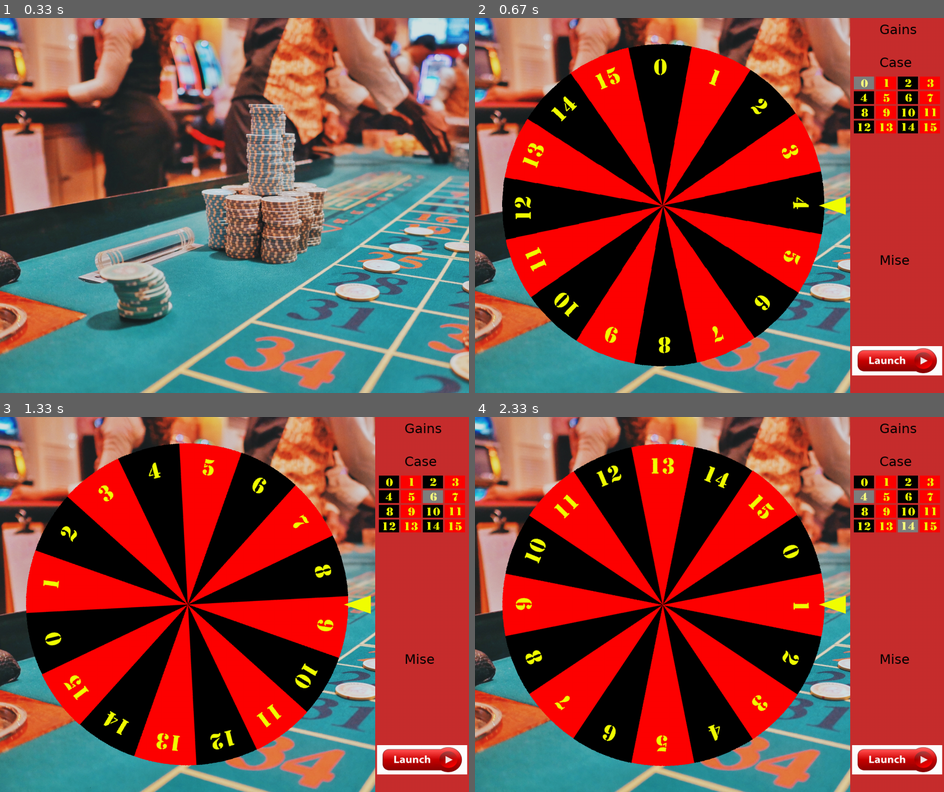
Above: before the commit, frames 1-4 (two rows, left to right).
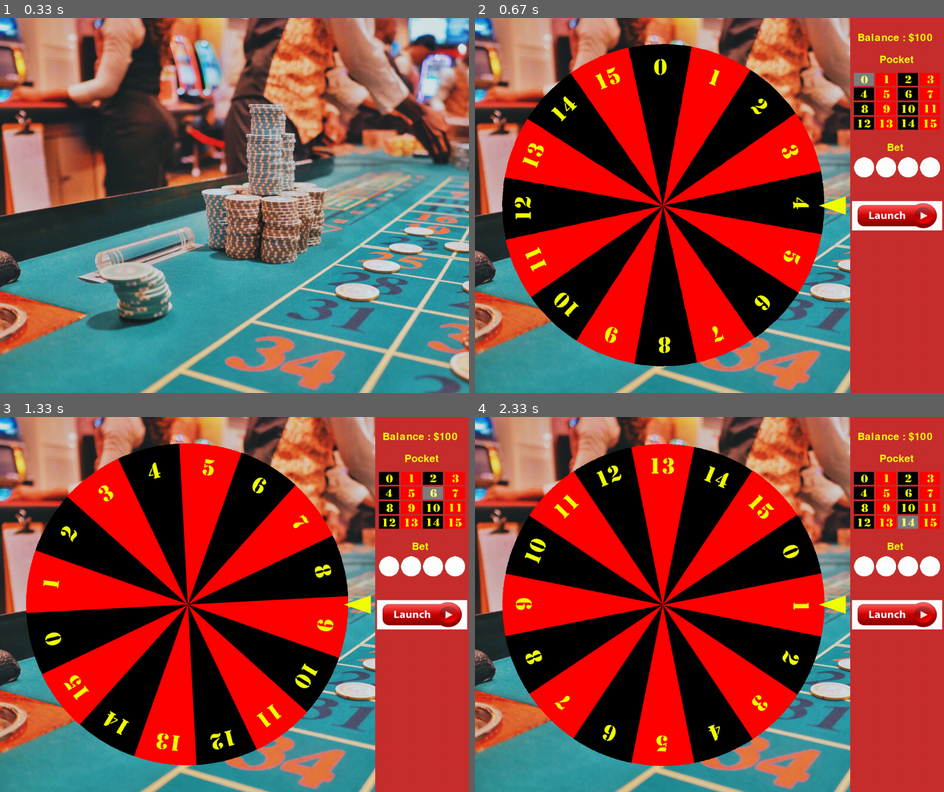
Above: after the commit, the same moments.

Repository: mehradn7/cryptocasino
Game: pygame game, started from main.py
Two runs of this game, one before a commit and one after it. Both use one fixed random seed, a clock stepped at 60 frames per second and the inputs below.
Inputs (mouse positions are in pixels of both pictures, inside the frame that each line leads up to):
- Up to frame 1 (0.33 s): no input
- Up to frame 2 (0.67 s): tap F1 at 0.33 s
- Up to frame 3 (1.33 s): press the mouse at (431, 492) at 0.7 s; move the mouse to (248, 552) at 0.8 s; release the mouse at (60, 612) at 0.93 s; tap Space at 1.1 s
- Up to frame 4 (2.33 s): press the mouse at (906, 522) at 2.1 s; move the mouse to (883, 510) at 2.2 s; move the mouse to (859, 499) at 2.3 s

Frame 1 is identical in both runs. In frame 2, 5.6% of the frame differs, in the area x 80-100%, y 1-96%; in frame 3, 5.6%; in frame 4, 5.7%.

Commit message:
Modified side menu, added bets buttons slots

Diff:
--- a/events.py
+++ b/events.py
@@ -33,31 +33,32 @@
             self.state = "Rolling"
             nextValue = self.prng.randomNumber_4bits()
             print("Next", nextValue)
-            self.windowManager.roll(nextValue)
+            self.windowManager.roll(nextValue, self.modele)
             self.modele.tour(nextValue)
+            self.windowManager.blitSideMenu(self.modele)
             pygame.event.clear() # clear all events that happened while the wheel was rolling
             self.state = "Roulette"
 
         if (event.type == pygame.MOUSEBUTTONDOWN):
 
-            # handle click to update the model (case_sprites)
-            for button in self.windowManager.case_sprites.sprites():
+            # handle click to update the model (pocket_sprites)
+            for button in self.windowManager.pocket_sprites.sprites():
                 if button.rect.collidepoint(event.pos):
                     self.modele.caseChosen(button.pocketNumber)
 
             # handle click to update the model (bet_sprites)
 
             # update pictures depending on the model
-            for button in self.windowManager.case_sprites.sprites():
+            for button in self.windowManager.pocket_sprites.sprites():
                 button.update_picture(self.modele)
 
             # refresh view
-            self.windowManager.case_sprites.draw(self.windowManager.window)
+            self.windowManager.pocket_sprites.draw(self.windowManager.window)
             pygame.display.flip()
 
         if (event.type == pygame.MOUSEMOTION):
-            # handle click to update the model (case_sprites)
-            for button in self.windowManager.case_sprites.sprites():
+            # handle click to update the model (pocket_sprites)
+            for button in self.windowManager.pocket_sprites.sprites():
 
                 if self.modele.case != button.pocketNumber:
                     if button.rect.collidepoint(event.pos):
@@ -66,5 +67,5 @@
                         button.image = button.image_normal
 
             # refresh view
-            self.windowManager.case_sprites.draw(self.windowManager.window)
+            self.windowManager.pocket_sprites.draw(self.windowManager.window)
             pygame.display.flip()
--- a/params.py
+++ b/params.py
@@ -17,3 +17,5 @@
 
 images_buttons_normal = ["images/{}.png".format(i) for i in range(16)]
 images_buttons_clicked = ["images/{}down.png".format(i) for i in range(16)]
+images_mises_normal = ["images/jeton1.png" for i in range(4)]
+images_mises_clicked = ["images/jeton1.png" for i in range(4)]
--- /dev/null
+++ b/view/betbutton.py
@@ -0,0 +1,19 @@
+from view.button import Button
+
+# A subclass of Button, describing the buttons used to bet on a pocket
+class BetButton(Button):
+    def __init__(self, x, y, width, height,
+                 image_normal, image_hover,
+                 image_down, betValue):
+
+        super().__init__(x, y, width, height,
+                 image_normal, image_hover,
+                 image_down)
+
+        self.betValue = betValue
+
+    def update_picture(self, modele):
+        if modele.mise == self.betValue:
+            self.image = self.image_down
+        else:
+            self.image = self.image_normal
--- a/view/interface.py
+++ b/view/interface.py
@@ -3,6 +3,7 @@
 
 from params import *
 import view.pocketbutton as pocketbutton
+import view.betbutton as betbutton
 import view.wheel as wheel
 
 # A class representing the window and all its content
@@ -15,53 +16,77 @@
         self.wheel = wheel.Wheel()
         self.wheelAngle = 0
         self.arrow = pygame.transform.scale(pygame.image.load(image_arrow).convert_alpha(), (arrowSide*3 //2 ,arrowSide))
-        self.case_sprites = pygame.sprite.Group()
+        self.pocket_sprites = pygame.sprite.Group()
+        self.bet_sprites = pygame.sprite.Group()
         self.list_images_buttons_normal = []
         self.list_images_buttons_clicked = []
+        self.list_images_mises_normal = []
+        self.list_images_mises_clicked = []
 
         for i in range(16):
             self.list_images_buttons_normal.append(pygame.transform.scale(pygame.image.load(images_buttons_normal[i]).convert_alpha(), (300,200)))
             self.list_images_buttons_clicked.append(pygame.transform.scale(pygame.image.load(images_buttons_clicked[i]).convert_alpha(), (300,200)))
+        for i in range(4):
+            self.list_images_mises_normal.append(pygame.transform.scale(pygame.image.load(images_mises_normal[i]).convert_alpha(), (300,300)))
+            self.list_images_mises_clicked.append(pygame.transform.scale(pygame.image.load(images_mises_clicked[i]).convert_alpha(), (300,300)))
 
     def initMainMenu(self):
         pygame.display.set_caption(title)
         self.window.blit(self.fond_casino, (0,0))
         pygame.display.flip()
 
+    def createPocketButton(self, modele, i, j):
+        pocketNumber = 4*i+j
+        button = pocketbutton.PocketButton(height + 10 + 60*j, 150 + 40*i, 55, 35,self.list_images_buttons_normal[pocketNumber],
+        self.list_images_buttons_clicked[pocketNumber], self.list_images_buttons_clicked[pocketNumber], pocketNumber)
+        self.pocket_sprites.add(button)
+        button.update_picture(modele)
+
+    def createBetButton(self, modele, value, i):
+        button = betbutton.BetButton(height + 10 + 60*i, 380, 55, 55,self.list_images_mises_normal[i],
+        self.list_images_mises_clicked[i], self.list_images_mises_clicked[i], value)
+        self.bet_sprites.add(button)
+        button.update_picture(modele)
+
     def initSideMenu(self, modele):
 
         # create button sprites
+        # pocketButtons
         for i in range(4):
             for j in range(4):
-                pocketNumber = 4*i+j
-                button = pocketbutton.PocketButton(height + 10 + 60*j, 160 + 40*i, 55, 35,self.list_images_buttons_normal[pocketNumber],
-                self.list_images_buttons_clicked[pocketNumber], self.list_images_buttons_clicked[pocketNumber], pocketNumber)
-                self.case_sprites.add(button)
-                button.update_picture(modele)
+                self.createPocketButton(modele, i, j)
+        # betButtons
+        betValues = [10, 20, 50, 100]
+        for i in range(4):
+            self.createBetButton(modele, betValues[i], i)
 
-        self.blitSideMenu()
+
+        self.blitSideMenu(modele)
 
         pygame.display.flip()
 
-    def blitSideMenu(self, gain = 100):
+    def blitSideMenu(self, modele):
         self.window.blit(self.fond_sidemenu, (height,0))
 
         # draw section titles
-        font = pygame.font.SysFont("Ubuntu", 36)
+        font = pygame.font.SysFont("Stilton", 42)
+        textyellow = (242, 255, 0)
 
-        gainsLabel = font.render("Gains", 1, (0,0,0))
-        self.window.blit(gainsLabel, (height + 80,10))
+        gainsLabel = font.render("Balance : ${}".format(modele.balance), 1, textyellow)
+        self.window.blit(gainsLabel, (height + 20, 40))
 
-        caseLabel = font.render("Case", 1, (0,0,0))
-        self.window.blit(caseLabel, (height + 80,100))
+        caseLabel = font.render("Pocket", 1, textyellow)
+        self.window.blit(caseLabel, (height + 80, 100))
 
-        miseLabel = font.render("Mise", 1, (0,0,0))
-        self.window.blit(miseLabel, (height + 80,5*height/8 ))
+        miseLabel = font.render("Bet", 1, textyellow)
+        self.window.blit(miseLabel, (height + 100, 340 ))
         launchButton = pygame.image.load(image_launchbutton).convert_alpha()
-        self.window.blit(launchButton, (height + 5,7*height/8))
+        self.window.blit(launchButton, (height + 5, 500))
 
         # draw button sprites
-        self.case_sprites.draw(self.window)
+        self.pocket_sprites.draw(self.window)
+        self.bet_sprites.draw(self.window)
+
 
 
     def initRoulette(self):
@@ -78,7 +103,7 @@
     def blitArrow(self):
         self.window.blit(self.arrow, (wheelShift + wheelDiameter - arrowSide,(height-arrowSide)/2))
 
-    def roll(self, nextValue):
+    def roll(self, nextValue, modele):
         nbRot =  150
         init_angle = self.wheel.angle
         end_angle = ((nextValue - 4)%16)* 360/16
@@ -89,7 +114,7 @@
         angle_values = [init_angle + x for x in angle_values]
         for i in range(1, nbRot):
             self.window.blit(self.fond_casino, (0,0))
-            self.blitSideMenu()
+            self.blitSideMenu(modele)
             self.wheel.change_angle(angle_values[i])
             self.blitWheel()
             self.blitArrow()
